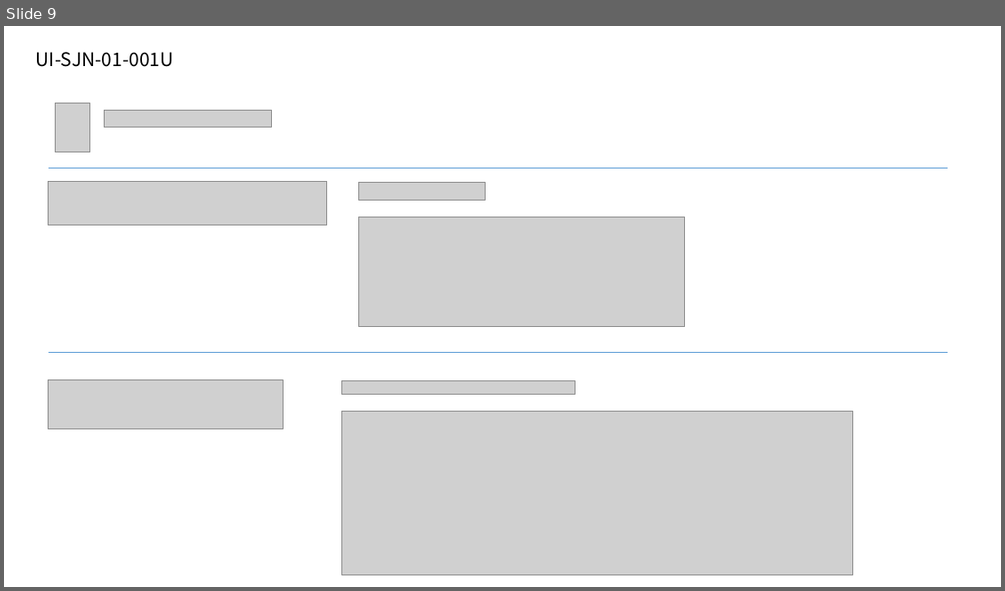
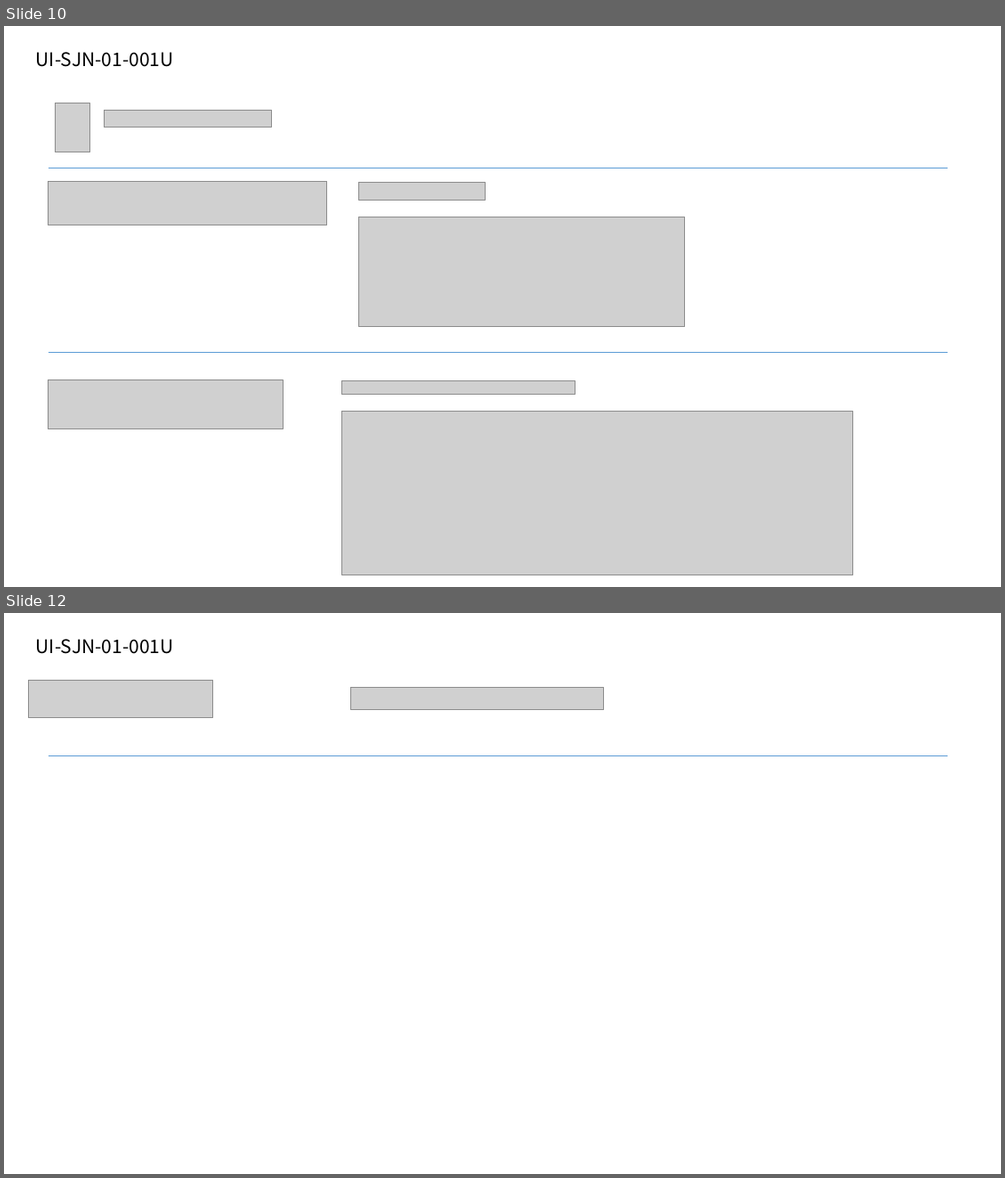
Before and after one commit to jeoungGyy/sejong, a slide deck: ppt/웹접근성 관련.pptx. Shown one above the other, each under a label of ours: slide 9 before the commit, slides 10 and 12 after it; the slides between them are not shown. The pictures are 1005x591 and 1005x1178 pixels, drawn with LibreOffice and Linux fonts; fonts in the diff are those of the drawing; grey boxes stand for pictures. Boxes give left, top, right and bottom in pixels: in the first picture for what was removed or moved away, otherwise in the second. Text is boxed around its words. In the diff, an @@ line names an element or a change of style, - is before the commit and + after.

```diff
--- a/ppt/웹접근성 관련.pptx
+++ b/ppt/웹접근성 관련.pptx
@@ slide 12 added at (4,613,1001,1174), background #FFFFFF @@
@@ text added at (36,639,174,654), 18 pt, text #000000 @@
+UI-SJN-01-001U
@@ picture added at (29,680,213,717) @@
@@ picture added at (351,688,604,709) @@
@@ line added from (48, 755) to (947, 755), #5B9BD5 0.5 pt @@
@@ what was slide 9 is now slide 10 @@
```
Also in this commit, not shown: 2 other slides added, 2 slides removed, 8 other files.
